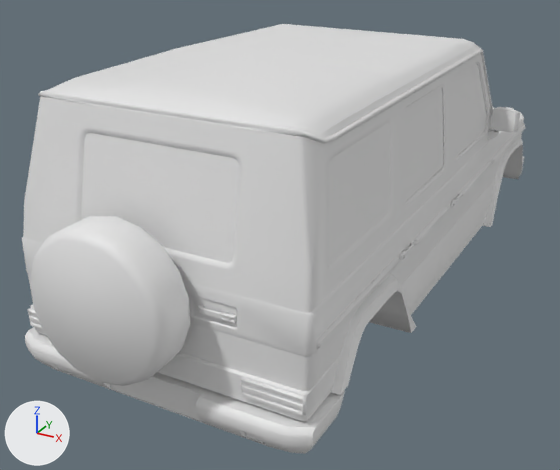
What one commit did to the FBX model Contents/mods/GWagen/media/models_X/vehicles/Vehicle_GWagen_Body.fbx.
One viewpoint serves both versions: a 50 mm camera at (0.0297, -0.066, 0.0352) aimed at (-0.0034, -0.0059, 0.0051). Lighting does not change. The marker at lower left points along +X, +Y and +Z. Vertices at the same position are counted once.

The first picture shows 'DoorFrontRight_obj', 'DoorRearRight_obj', 'DoorTrunk_obj', 'TrunkWindow_obj', 'WindowFrontRight_obj', 'WindowRearRight_obj', 'body_mesh'.
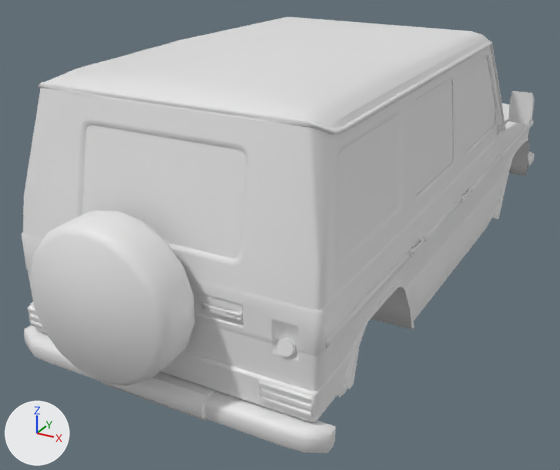
What differs and where, as boxes [x1, y1, x2, y2] in the pictures (560 x 470 px; the box of a moved part takes in the faces that stretch with it):
'body_mesh', reshaped, moved, rescaled: before [22, 24, 525, 454]; after [21, 17, 534, 453]
'DoorTrunk_obj', moved, rescaled: before [30, 102, 253, 386]; after [30, 93, 261, 386]
'TrunkWindow_obj', moved, rescaled: before [81, 133, 240, 263]; after [82, 125, 246, 259]
'DoorRearRight_obj', moved, rescaled: before [397, 73, 450, 310]; after [406, 65, 459, 308]
'DoorFrontRight_obj', reshaped, moved, rescaled (8% wider): before [442, 53, 520, 268]; after [450, 46, 534, 266]
'WindowRearRight_obj', moved, rescaled: before [403, 88, 444, 201]; after [413, 81, 453, 196]
'WindowFrontRight_obj', moved, rescaled: before [453, 64, 487, 158]; after [463, 57, 496, 153]
part 1 of me_cube_008, rebuilt: before [25, 327, 345, 454]; after [24, 325, 336, 453]
part 2 of me_cube_008, added: after [527, 151, 534, 168]
part 3 of me_cube_008, added: after [277, 338, 296, 357]
part 4 of me_cube_008, moved or reshaped: before [30, 133, 524, 421]; after [30, 128, 530, 421]
part 5 of me_cube_041, built on: before [488, 107, 520, 141]; after [497, 91, 534, 135]

What changed in the scene script:
```text
Change me_cube_041:
    used by ob_doorfrontright_obj; location = (0.0, 0.0, 0.0)
    remove me_cube_041.from_pydata(...)  # 259 vertices, 257 faces; spans x 0.01..0.0146, y -0.0025..0.0114, z 0.0033..0.0218
    remove me_cube_041.materials.append(mat_material)  # white #e7e7e7
    add me_cube_041.from_pydata(...)  # 267 vertices, 265 faces; spans x 0.01..0.0149, y -0.0025..0.0114, z 0.0033..0.0218
    me_cube_041 part 5
    2 vertices are removed from x 0.0126, y 0.0098..0.0101, z 0.0136
    4 faces are deleted
    4 vertices in x 0.0127, y 0.0096..0.0103, z 0.0133..0.0136 move by (-0.0004, 0.0, 0.0)
    4 vertices in x 0.0123..0.0126, y 0.0098..0.0101, z 0.0141 move by (0.0013, 0.0004, 0.0015)
    35 vertices move from x 0.0119..0.0146, y 0.0091..0.0105, z 0.0139..0.0161 to x 0.0126..0.0149, y 0.0095..0.0103, z 0.0141..0.0172
    10 vertices are added at x 0.012..0.0139, y 0.0098..0.0106, z 0.0136..0.0154
    12 new faces join them
Change me_cube_008:
    used by ob_body_mesh; location = (0.0, 0.0, 0.0)
    remove me_cube_008.from_pydata(...)  # 3331 vertices, 3074 faces; spans x -0.0124..0.0125, y -0.0312..0.0321, z -0.0007..0.0237
    remove me_cube_008.materials.append(mat_material)  # white #e7e7e7
    add me_cube_008.from_pydata(...)  # 3326 vertices, 3059 faces; spans x -0.0125..0.0129, y -0.0315..0.0312, z -0.0007..0.0237
    me_cube_008 part 1: the loose piece of 114 vertices spanning x -0.0123..0.0124, y -0.0312..-0.0254, z 0.0018..0.0044 is rebuilt with 72 vertices and now spans x -0.0125..0.0129, y -0.0315..-0.0294, z 0.0028..0.0047
    me_cube_008 part 2: a new loose piece of 122 vertices spanning x -0.0119..0.012, y 0.0272..0.0311, z 0.0031..0.0051
    me_cube_008 part 3: a new loose piece of 24 vertices spanning x 0.0091..0.0102, y -0.03..-0.0295, z 0.0087..0.0099
    me_cube_008 part 4: 322 vertices moved from x -0.0124..0.0125, y -0.0303..0.0308, z 0.002..0.0104 to x -0.0121..0.0122, y -0.0303..0.0309, z 0.002..0.0102; 171 vertices removed from x -0.0117..0.012, y 0.0264..0.0321, z 0.0025..0.0091; 62 vertices added at x -0.0059..0.0119, y -0.0303..0.0308, z 0.0029..0.0111
Change ob_trunkwindow_obj:
    ob_trunkwindow_obj.location: (0.0, 0.0, 0.0) -> (0.00019, 0.001, -0.0001)
    ob_trunkwindow_obj.scale: (1.0, 1.0, 1.0) -> (1.03, 1.03, 1.03)
Change ob_doortrunk_obj:
    ob_doortrunk_obj.location: (0.0, 0.0, 0.0) -> (0.00019, 0.001, -0.0001)
    ob_doortrunk_obj.scale: (1.0, 1.0, 1.0) -> (1.03, 1.03, 1.03)
Change ob_doorfrontright_obj:
    ob_doorfrontright_obj.location: (0.0, 0.0, 0.0) -> (0.00019, 0.001, -0.0001)
    ob_doorfrontright_obj.scale: (1.0, 1.0, 1.0) -> (1.03, 1.03, 1.03)
Change ob_windowfrontright_obj:
    ob_windowfrontright_obj.location: (0.0, 0.0, 0.0) -> (0.00019, 0.001, -0.0001)
    ob_windowfrontright_obj.scale: (1.0, 1.0, 1.0) -> (1.03, 1.03, 1.03)
Change ob_doorrearright_obj:
    ob_doorrearright_obj.location: (0.0, 0.0, 0.0) -> (0.00019, 0.001, -0.0001)
    ob_doorrearright_obj.scale: (1.0, 1.0, 1.0) -> (1.03, 1.03, 1.03)
Change ob_windowrearright_obj:
    ob_windowrearright_obj.location: (0.0, 0.0, 0.0) -> (0.00019, 0.001, -0.0001)
    ob_windowrearright_obj.scale: (1.0, 1.0, 1.0) -> (1.03, 1.03, 1.03)
Change ob_body_mesh:
    ob_body_mesh.location: (0.0, 0.0, 0.0) -> (0.00019, 0.001, -0.0001)
    ob_body_mesh.scale: (1.0, 1.0, 1.0) -> (1.03, 1.03, 1.03)
```
